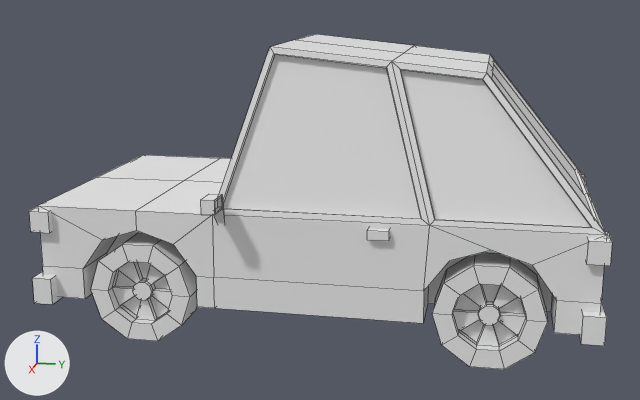
Renders of the FBX model Assets/Models/car/car_1.fbx from each side of a commit.
The view is the same before and after, from a camera (50 mm lens) standing at (6.79, 1.27, 2.59) and looking at (0.06, -0.08, 0.91). Arrows for +X, +Y and +Z are at lower left; the lights stay in place. Mesh edges are drawn as thin lines.

Names of what the first picture shows: 'car_1'.
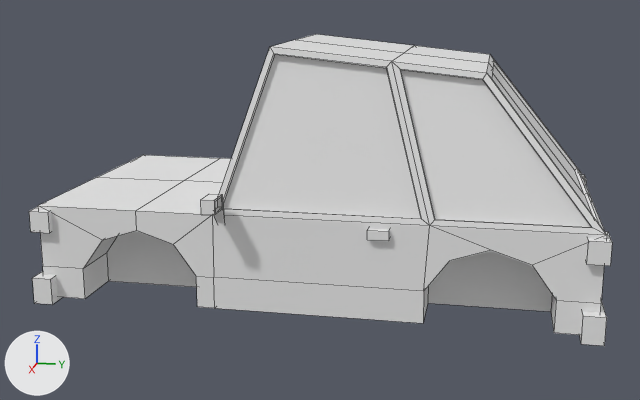
Changed parts and their boxes (x1, y1, x2, y2) in the pictures (640 x 400 px):
'car_1', reshaped (7% shorter): before (29, 34, 612, 369); after (29, 34, 612, 346)
part 1 of me_car_1, deleted: before (91, 233, 197, 341)
part 2 of me_car_1, deleted: before (432, 253, 548, 369)

Edits to the bpy script that builds the scene:
```text
Change me_car_1:
    where me_car_1.from_pydata(...)  # 641 vertices, 578 faces; spans x -1.26..1.26, y -2.04..2.03, z 0.01..2.16
    used by ob_car_1; location = (0.0, 0.0, 0.0)
    me_car_1 part 1: the loose piece of 80 vertices spanning x 0.7..1.0, y -1.62..-0.85, z 0.01..0.74 is deleted
    me_car_1 part 2: the loose piece of 80 vertices spanning x 0.7..1.0, y 0.89..1.67, z 0.01..0.74 is deleted
```
